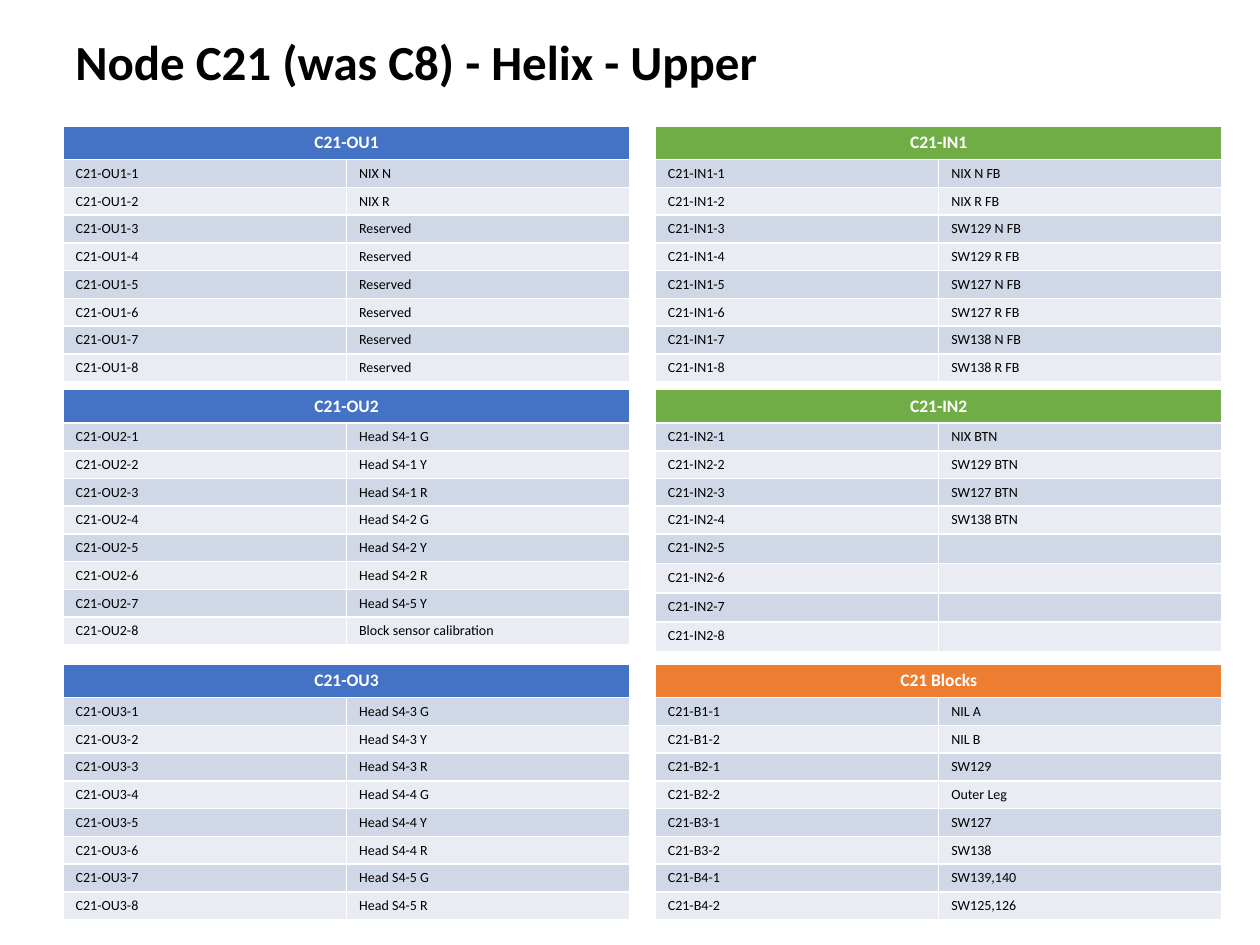
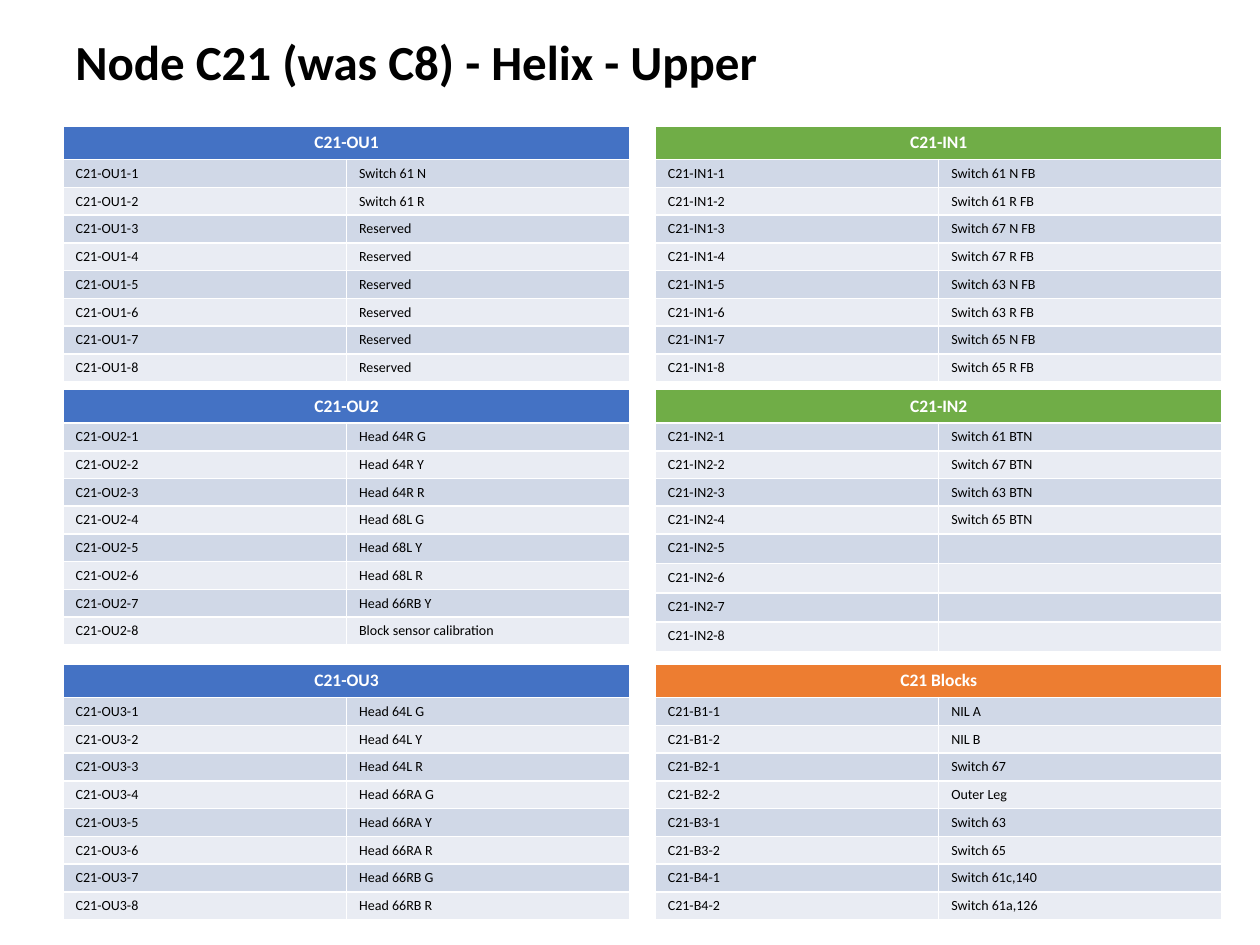
Before and after one commit to lnevo/hart, a slide deck: slide 11 of docs/wiring/Wiring_Schematic.pptx. Drawn at 1260x945 pixels with LibreOffice and Linux fonts; fonts in the diff are those of the drawing. Boxes give left, top, right and bottom in pixels: in the first picture for what was removed or moved away, otherwise in the second. Text is boxed around its words. In the diff, an @@ line names an element or a change of style, - is before the commit and + after.

```diff
--- a/docs/wiring/Wiring_Schematic.pptx
+++ b/docs/wiring/Wiring_Schematic.pptx
@@ table at bbox=[63, 126, 630, 376] @@
-row 2, column 2: NIX N
+row 2, column 2: Switch 61 N
-row 3, column 2: NIX R
+row 3, column 2: Switch 61 R
@@ table at bbox=[655, 126, 1222, 376] @@
-row 2, column 2: NIX N FB
+row 2, column 2: Switch 61 N FB
-row 3, column 2: NIX R FB
+row 3, column 2: Switch 61 R FB
-row 4, column 2: SW129 N FB
+row 4, column 2: Switch 67 N FB
-row 5, column 2: SW129 R FB
+row 5, column 2: Switch 67 R FB
-row 6, column 2: SW127 N FB
+row 6, column 2: Switch 63 N FB
-row 7, column 2: SW127 R FB
+row 7, column 2: Switch 63 R FB
-row 8, column 2: SW138 N FB
+row 8, column 2: Switch 65 N FB
-row 9, column 2: SW138 R FB
+row 9, column 2: Switch 65 R FB
@@ table at bbox=[63, 389, 630, 639] @@
-row 2, column 2: Head S4-1 G
+row 2, column 2: Head 64R G
-row 3, column 2: Head S4-1 Y
+row 3, column 2: Head 64R Y
-row 4, column 2: Head S4-1 R
+row 4, column 2: Head 64R R
-row 5, column 2: Head S4-2 G
+row 5, column 2: Head 68L G
-row 6, column 2: Head S4-2 Y
+row 6, column 2: Head 68L Y
-row 7, column 2: Head S4-2 R
+row 7, column 2: Head 68L R
-row 8, column 2: Head S4-5 Y
+row 8, column 2: Head 66RB Y
@@ table at bbox=[655, 389, 1222, 644] @@
-row 2, column 2: NIX BTN
+row 2, column 2: Switch 61 BTN
-row 3, column 2: SW129 BTN
+row 3, column 2: Switch 67 BTN
-row 4, column 2: SW127 BTN
+row 4, column 2: Switch 63 BTN
-row 5, column 2: SW138 BTN
+row 5, column 2: Switch 65 BTN
@@ table at bbox=[63, 664, 630, 914] @@
-row 2, column 2: Head S4-3 G
+row 2, column 2: Head 64L G
-row 3, column 2: Head S4-3 Y
+row 3, column 2: Head 64L Y
-row 4, column 2: Head S4-3 R
+row 4, column 2: Head 64L R
-row 5, column 2: Head S4-4 G
+row 5, column 2: Head 66RA G
-row 6, column 2: Head S4-4 Y
+row 6, column 2: Head 66RA Y
-row 7, column 2: Head S4-4 R
+row 7, column 2: Head 66RA R
-row 8, column 2: Head S4-5 G
+row 8, column 2: Head 66RB G
-row 9, column 2: Head S4-5 R
+row 9, column 2: Head 66RB R
@@ table at bbox=[655, 664, 1222, 916] @@
-row 4, column 2: SW129
+row 4, column 2: Switch 67
-row 6, column 2: SW127
+row 6, column 2: Switch 63
-row 7, column 2: SW138
+row 7, column 2: Switch 65
-row 8, column 2: SW139,140
+row 8, column 2: Switch 61c,140
-row 9, column 2: SW125,126
+row 9, column 2: Switch 61a,126
```
Also in this commit, not shown: 8 other slides changed, 9 other files.
